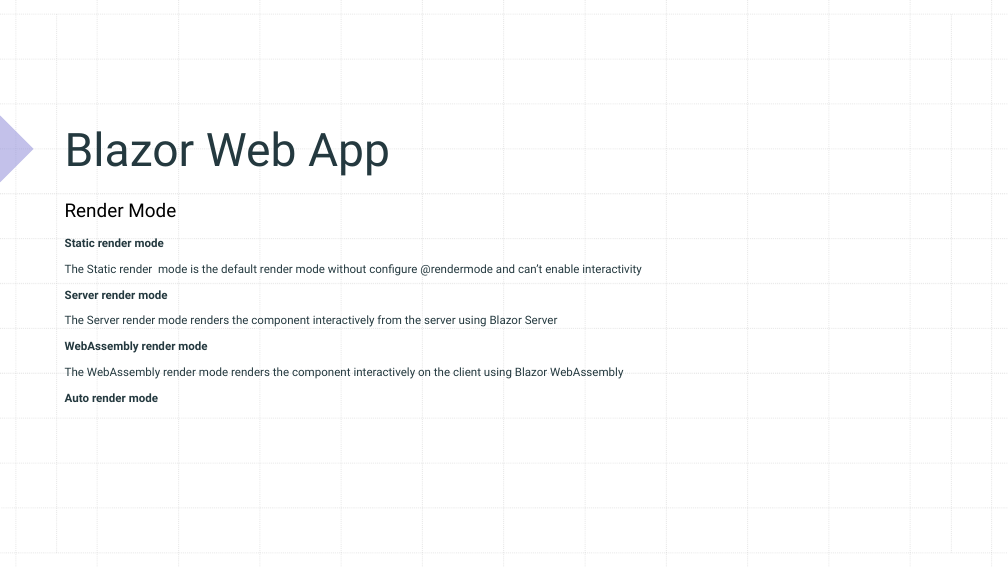
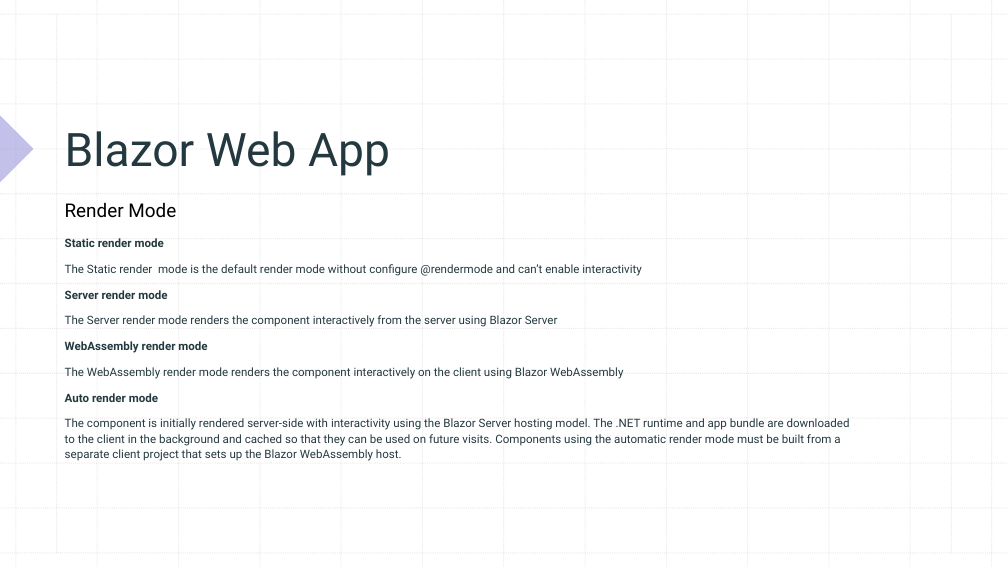
Before and after one commit to xccu/NetCore-Demo, a slide deck: slide 6 of Blazor in .net 8.pptx. Drawn at 1008x567 pixels with LibreOffice and Linux fonts; fonts in the diff are those of the drawing. Boxes give left, top, right and bottom in pixels: in the first picture for what was removed or moved away, otherwise in the second. Text is boxed around its words. In the diff, an @@ line names an element or a change of style, - is before the commit and + after.

Commit message:
modified ppt

```diff
--- a/Blazor in .net 8.pptx
+++ b/Blazor in .net 8.pptx
@@ text at box(65, 418, 850, 461): paragraph added @@
+The component is initially rendered server-side with interactivity using the Blazor Server hosting model. The .NET runtime and app bundle are downloaded to the client in the background and cached so that they can be used on future visits. Components using the automatic render mode must be built from a separate client project that sets up the Blazor WebAssembly host.
```
